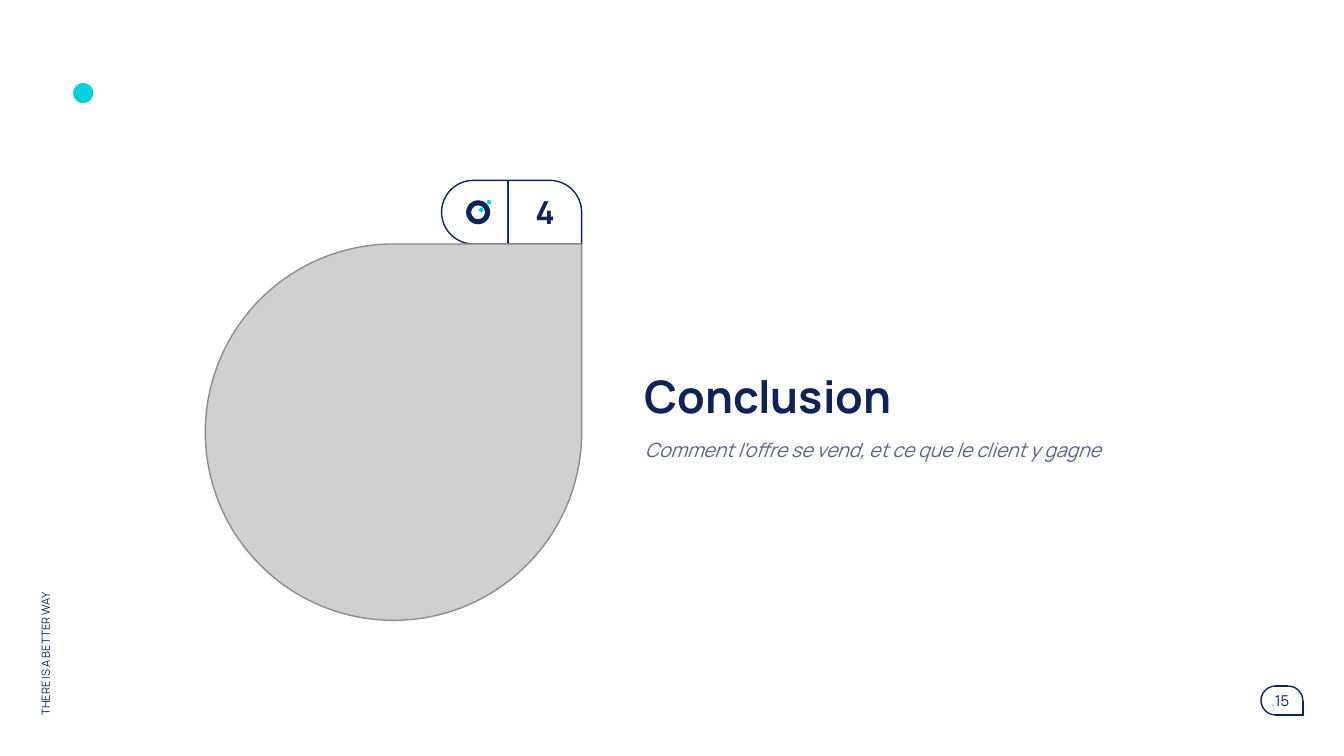
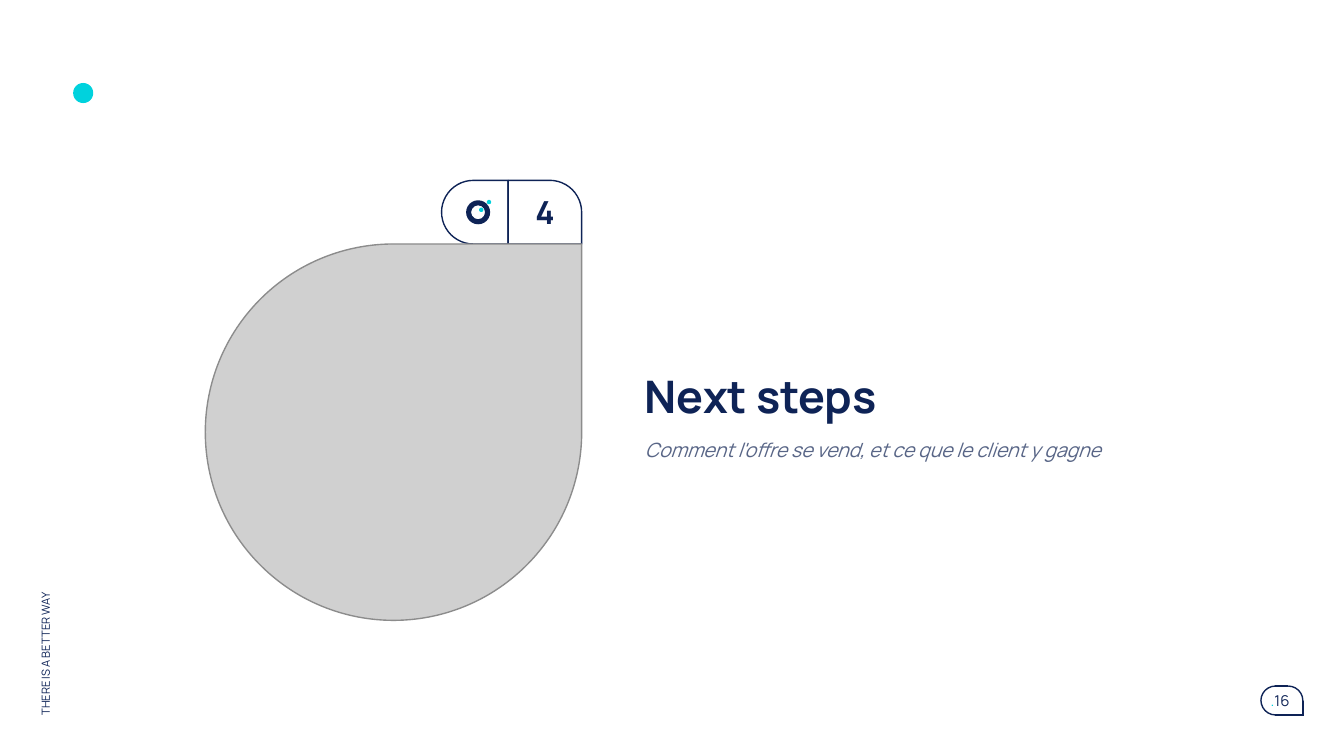
Before and after one commit to claudecamus-dot/VScode6-learning-sprintIA, a slide deck: slide 16 of docs/run-ia/AGENTIC-PRODUCT-RUN-offre-octo.pptx (slide 15 before the commit). Drawn at 1344x756 pixels with LibreOffice and Linux fonts; fonts in the diff are those of the drawing; grey boxes stand for pictures. Boxes give left, top, right and bottom in pixels: in the first picture for what was removed or moved away, otherwise in the second. Text is boxed around its words. In the diff, an @@ line names an element or a change of style, - is before the commit and + after.

```diff
--- a/docs/run-ia/AGENTIC-PRODUCT-RUN-offre-octo.pptx
+++ b/docs/run-ia/AGENTIC-PRODUCT-RUN-offre-octo.pptx
@@ title at (645, 380, 876, 424): text changed @@
-Conclusion
+Next steps
@@ page number at (1271, 695, 1290, 706): text changed @@
-.15
+.16
```
Also in this commit, not shown: 6 other slides changed, 2 slides added, 1 slide removed, 7 other files.
